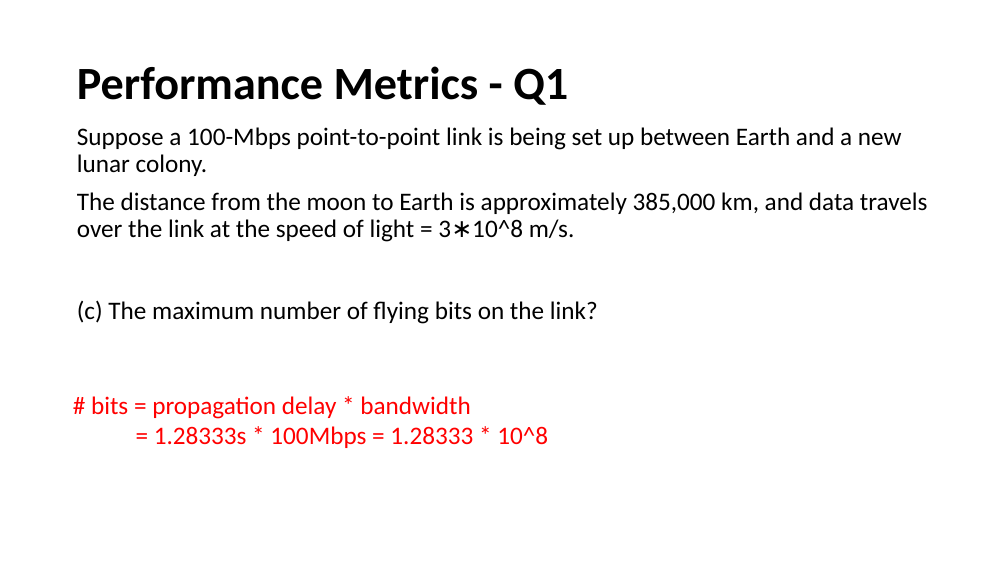
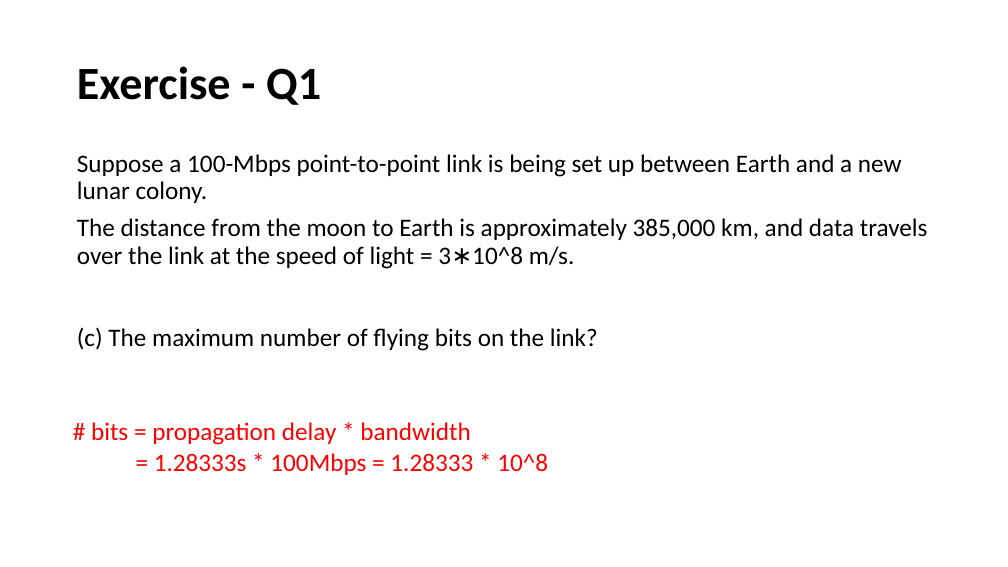
Before and after one commit to henryhxu/CSCI4430-ESTR4120, a slide deck: slide 8 of tutorial/T02/tut02.pptx (slide 7 before the commit). Drawn at 1008x567 pixels with LibreOffice and Linux fonts; fonts in the diff are those of the drawing. Boxes give left, top, right and bottom in pixels: in the first picture for what was removed or moved away, otherwise in the second. Text is boxed around its words. In the diff, an @@ line names an element or a change of style, - is before the commit and + after.

```diff
--- a/tutorial/T02/tut02.pptx
+++ b/tutorial/T02/tut02.pptx
@@ title at (77,66,321,105): text changed @@
-Performance Metrics - Q1
+Exercise - Q1
@@ text "Suppose a 100-Mbps point-to-point link ...": place and size @@
-text "Suppose a 100-Mbps point-to-point link ..." at (77,127,928,324)
+text "Suppose a 100-Mbps point-to-point link ..." at (77,154,928,351)
@@ text "# bits = propagation delay ...": place and size @@
-text "# bits = propagation delay ..." at (91,396,548,448)
+text "# bits = propagation delay ..." at (91,422,548,475)
```
Also in this commit, not shown: 8 other slides changed.
